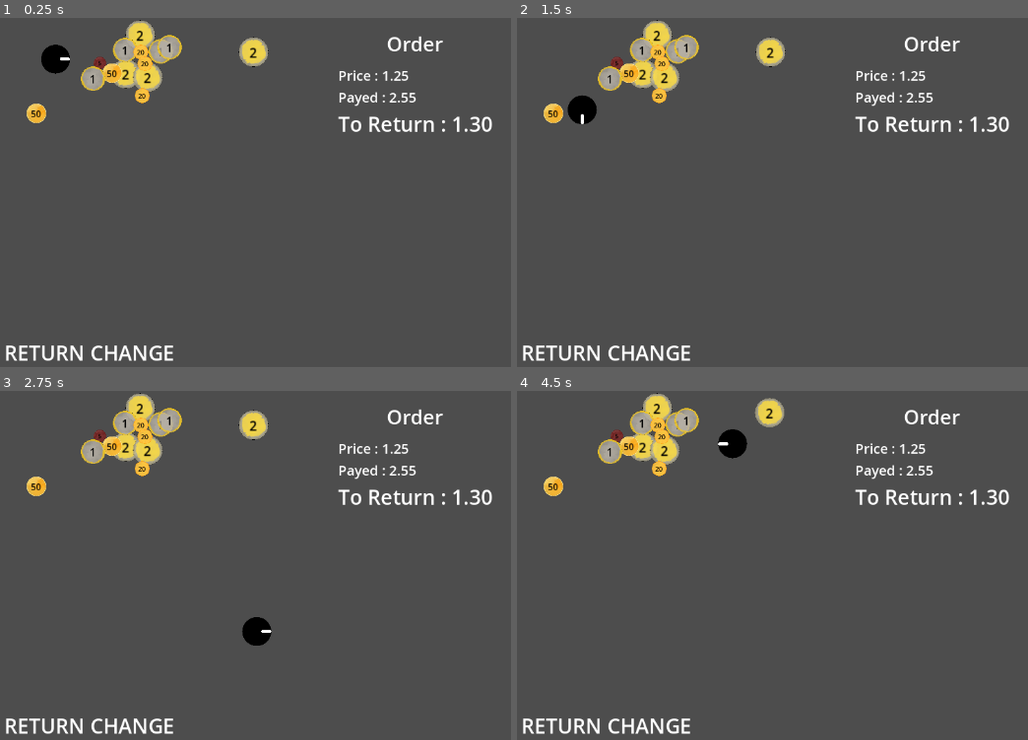
Above: before the commit, frames 1-4 (two rows, left to right).
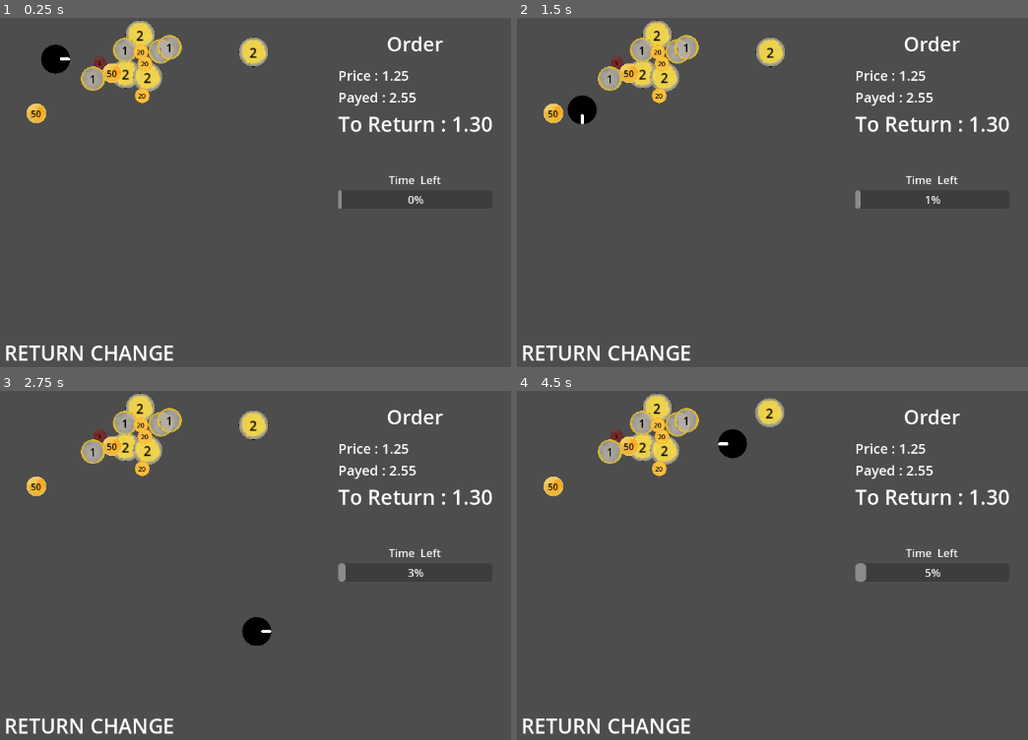
Above: after the commit, the same moments.

Repository: library-rat/LudumJam56
Game: Godot game, scene res://vending_machine.tscn
Two runs of this game, one before a commit and one after it. Both use one fixed random seed, a clock stepped at 60 frames per second and the inputs below.
Inputs:
- Up to frame 1 (0.25 s): no input
- Up to frame 2 (1.5 s): tap Enter (grab) at 0.5, 1.35 s; hold Right (right) 0.53-1.28 s; hold Enter (grab) 0.53-1.28 s; tap Space at 1.25 s; hold Down (down) from 1.28 s (still down)
- Up to frame 3 (2.75 s): release Down (down) at 2.03 s; hold Right (right) from 2.03 s (still down); hold Enter (grab) from 2.03 s (still down)
- Up to frame 4 (4.5 s): release Right (right) at 2.78 s; release Enter (grab) at 2.78 s; hold Up (up) 2.78-3.53 s; tap Enter (grab) at 2.85, 4.35 s; hold Enter (grab) 3.53-4.28 s; hold Left (left) from 3.53 s (still down)

The runs differ from the first frame. In frame 1, 0.2% of the frame differs, in the area x 66-87%, y 45-55%; in frame 2, 0.2%; in frame 3, 0.2%; in frame 4, 0.3%.

Commit message:
adding Timer No Effect

Diff:
--- a/ui.gd
+++ b/ui.gd
@@ -2,12 +2,24 @@
 @onready var PriceLabel = $OrderPanel/VBoxContainer/Price
 @onready var PayedLabel = $OrderPanel/VBoxContainer/Payed
 @onready var ReturnLabel = $"OrderPanel/VBoxContainer/To Return"
+
+@onready var TimeBar = $OrderPanel/VBoxContainer/TimeContainer/ProgressBar
 var PriceList = [95, 125, 185, 230, 315 ]
 var CoinValues = [200, 100, 50, 20, 5]
 var ToReturn : int
 
 func _ready() -> void:
 	init_order()
+
+func _process(delta: float) -> void:
+	updateTimer(delta)
+
+func updateTimer(plusTime: float) -> void:
+
+	var newval = TimeBar.value + plusTime *1
+	if newval > 100 :
+		pass
+	TimeBar.value = newval
 
 func checkValue(coinval : int) -> bool :
 	return (coinval <= ToReturn)
--- a/ui.tscn
+++ b/ui.tscn
@@ -47,3 +47,17 @@
 theme_override_colors/font_outline_color = Color(0, 0, 0, 1)
 theme_override_font_sizes/font_size = 30
 text = "To Return :"
+
+[node name="TimeContainer" type="VBoxContainer" parent="OrderPanel/VBoxContainer"]
+custom_minimum_size = Vector2(0, 100)
+layout_mode = 2
+alignment = 2
+
+[node name="TimeLabel" type="Label" parent="OrderPanel/VBoxContainer/TimeContainer"]
+layout_mode = 2
+text = "Time  Left"
+horizontal_alignment = 1
+vertical_alignment = 1
+
+[node name="ProgressBar" type="ProgressBar" parent="OrderPanel/VBoxContainer/TimeContainer"]
+layout_mode = 2
